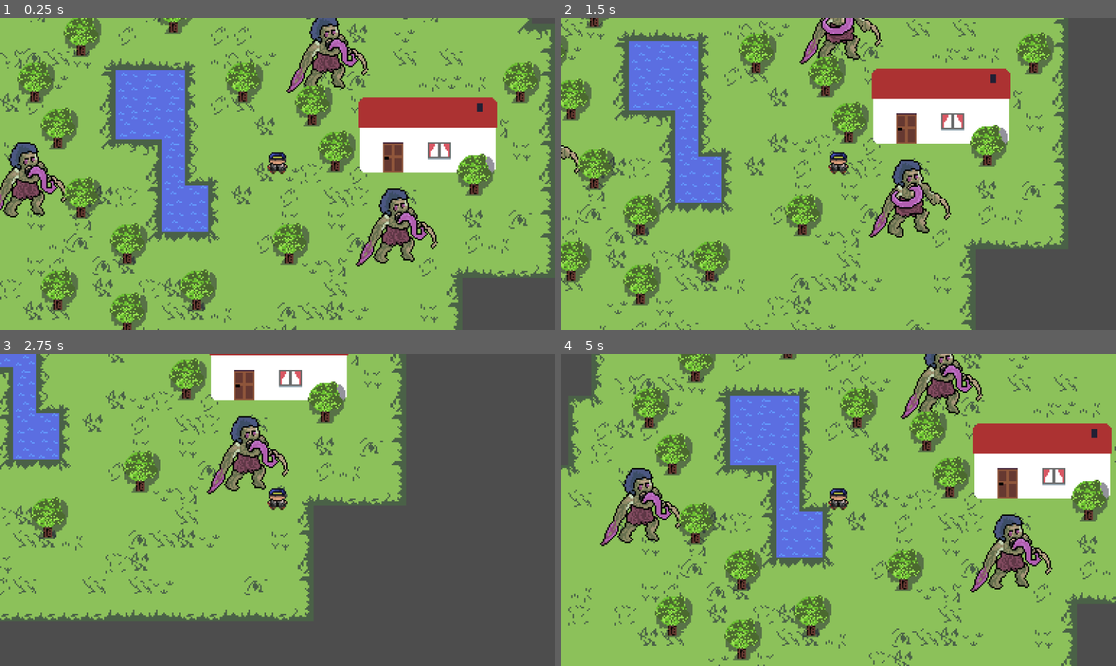
Above: before the commit, frames 1-4 (two rows, left to right).
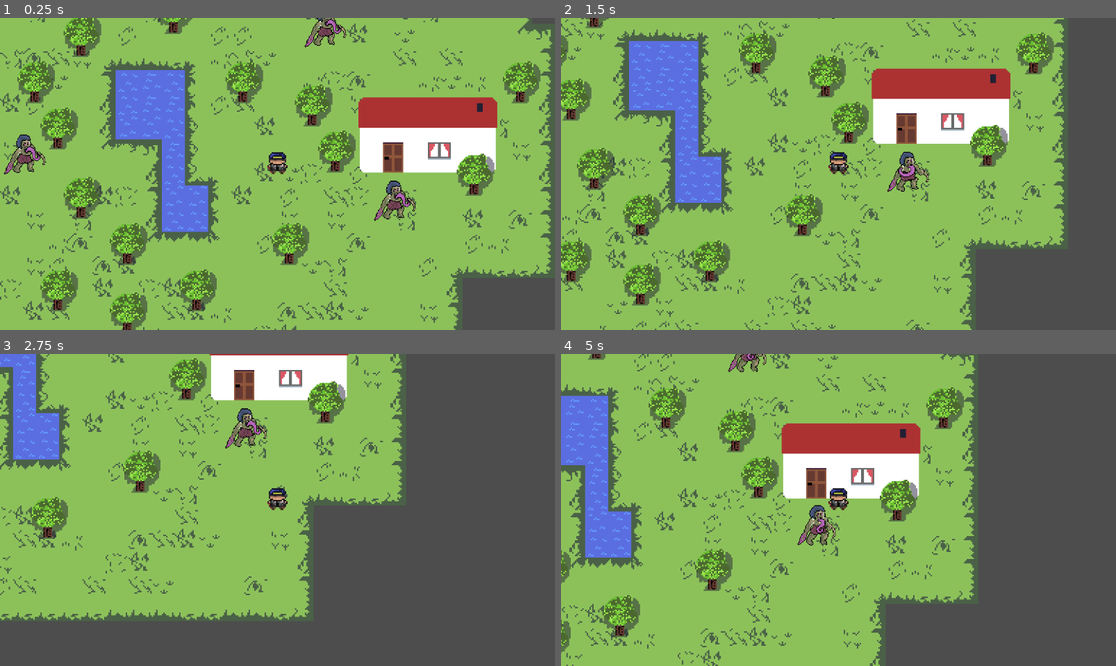
Above: after the commit, the same moments.

Repository: timsonde/the-other-side
Game: Godot game, scene res://assets/scenes/world.tscn
Same seed, same stepped clock (60 frames per second), same inputs: the game is played once before the commit and once after it.
Inputs:
- Up to frame 1 (0.25 s): no input
- Up to frame 2 (1.5 s): hold D (move_right) 0.53-1.28 s; hold S (move_down) from 1.28 s (still down)
- Up to frame 3 (2.75 s): release S (move_down) at 2.03 s; hold D (move_right) from 2.03 s (still down)
- Up to frame 4 (5 s): release D (move_right) at 2.78 s; hold W (move_up) 2.78-3.53 s; hold A (move_left) from 3.53 s (still down)

The runs differ from the first frame. In frame 1, 5.2% of the frame differs, in the area x 0-79%, y 0-80%; in frame 2, 3.0%; in frame 3, 1.8%; in frame 4, 61%, in the area x 0-100%, y 0-100%.

Commit message:
Update zombie animation and collision shape

Diff:
--- a/assets/scenes/zombie.tscn
+++ b/assets/scenes/zombie.tscn
@@ -34,7 +34,7 @@
 "texture": SubResource("AtlasTexture_d3j6f")
 }],
 "loop": true,
-"name": &"default",
+"name": &"idle",
 "speed": 5.0
 }]
 
@@ -46,10 +46,14 @@
 [node name="AnimatedSprite2D" type="AnimatedSprite2D" parent="."]
 z_index = 1
 y_sort_enabled = true
+position = Vector2(0, -16)
+scale = Vector2(0.514687, 0.507888)
 sprite_frames = SubResource("SpriteFrames_4f716")
-autoplay = "default"
-frame_progress = 0.0590158
+animation = &"idle"
+autoplay = "idle"
 
 [node name="CollisionShape2D" type="CollisionShape2D" parent="."]
-position = Vector2(0, 16)
+z_index = 1
+y_sort_enabled = true
+position = Vector2(0, -16)
 shape = SubResource("CircleShape2D_415rx")
